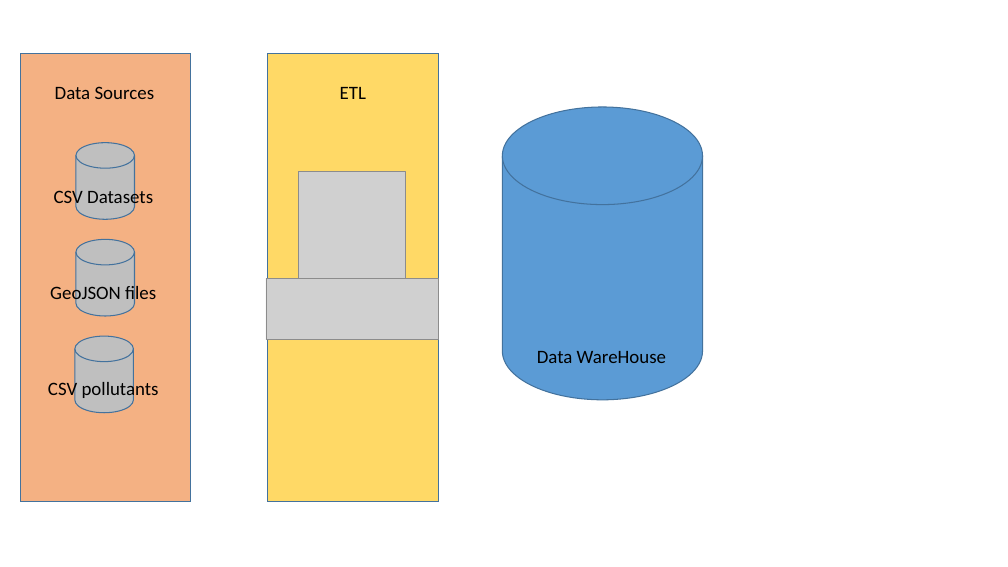
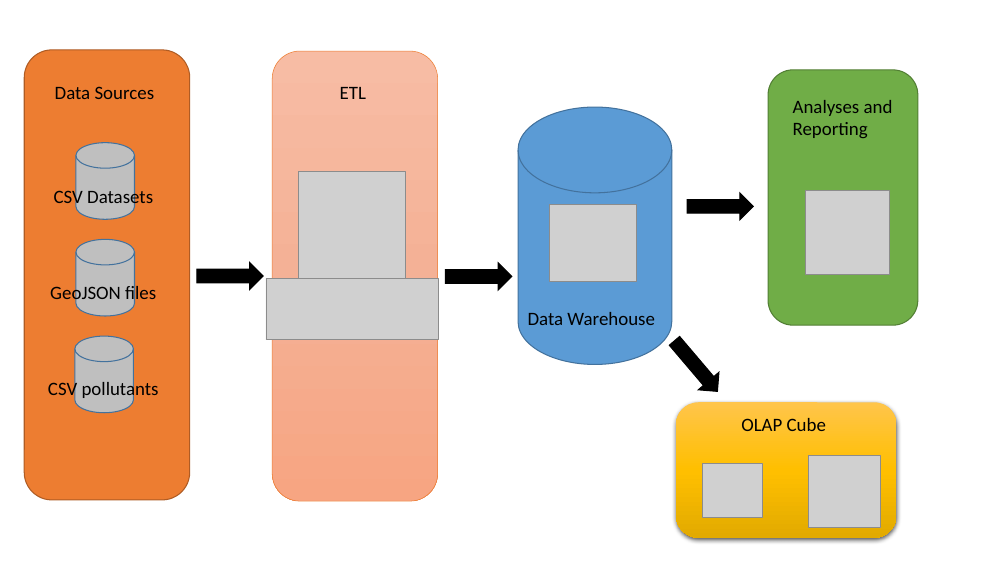
Before and after one commit to mroklom/Projet-Decisionnel-JVCTL, a slide deck: slide 1 of df-model/Architecture/archi.pptx. Drawn at 1008x567 pixels with LibreOffice and Linux fonts; fonts in the diff are those of the drawing; grey boxes stand for pictures. Boxes give left, top, right and bottom in pixels: in the first picture for what was removed or moved away, otherwise in the second. Text is boxed around its words. In the diff, an @@ line names an element or a change of style, - is before the commit and + after.

```diff
--- a/df-model/Architecture/archi.pptx
+++ b/df-model/Architecture/archi.pptx
@@ rectangle removed at [20,54,191,502] @@
@@ rounded rectangle added at [24,50,190,500], fill #ED7D31, outline #AF5C24 1 pt @@
@@ rectangle removed at [268,54,438,502] @@
@@ rounded rectangle added at [272,51,438,501], fill gradient #F7BDA5 to #F5B196 to #F8A582, outline #ED7D31 0.5 pt @@
@@ rounded rectangle added at [768,70,918,325], fill #70AD47, outline #538035 1 pt @@
@@ cylinder: place and size @@
-cylinder at [503,107,703,400]
+cylinder at [518,107,671,364]
@@ text added at [793,100,893,138], 18 pt, text #000000 @@
+Analyses and
+Reporting
@@ picture added at [550,204,636,282] @@
@@ right arrow added at [687,193,754,220], fill #000000, outline #000000 1 pt @@
@@ picture added at [806,191,890,275] @@
@@ right arrow added at [197,262,263,290], fill #000000, outline #000000 1 pt @@
@@ right arrow added at [445,263,512,290], fill #000000, outline #000000 1 pt @@
@@ text at [528,312,655,325]: text changed @@
-Data WareHouse
+Data Warehouse
@@ right arrow added at [665,332,728,400], fill #000000, outline #000000 1 pt @@
@@ rounded rectangle added at [676,402,897,538], fill gradient #FFC64B to #FFC000 to #E3AB00 @@
@@ text added at [741,418,826,431], 18 pt, text #000000 @@
+OLAP Cube
@@ picture added at [702,464,763,518] @@
@@ picture added at [808,455,881,528] @@
```
Also in this commit, not shown: 7 other files.
